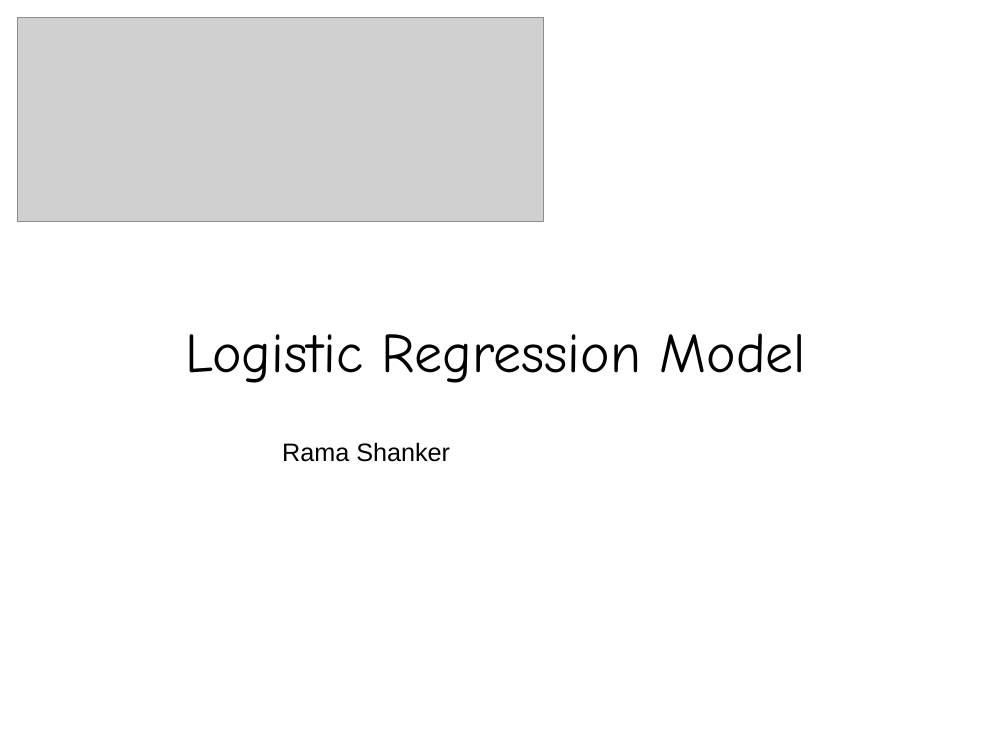
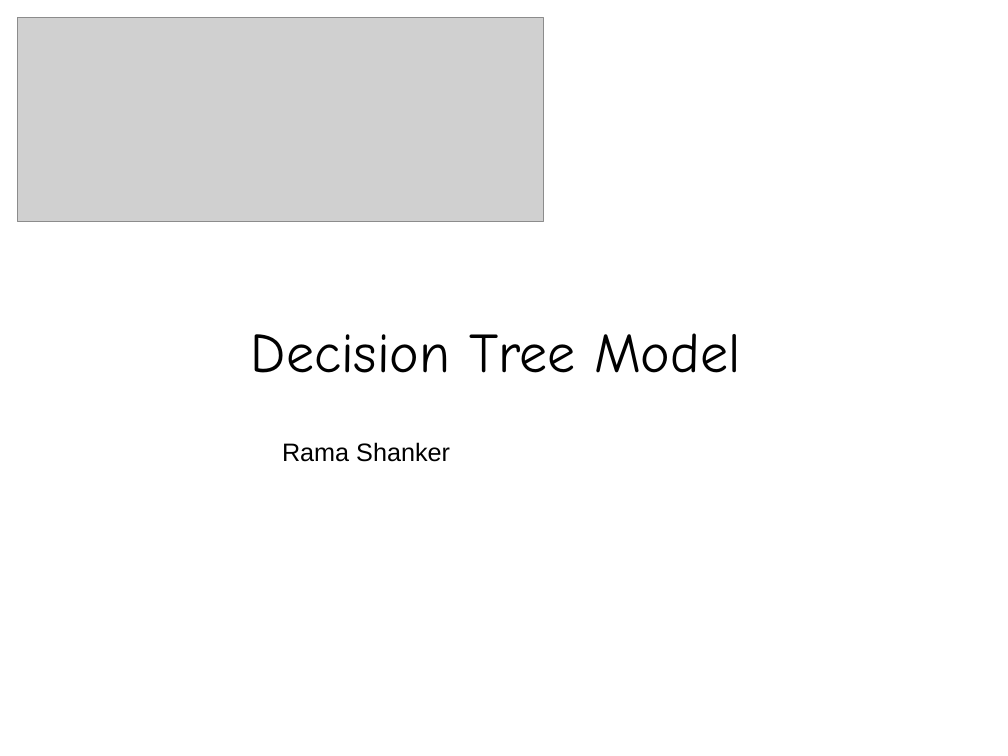
Before and after one commit to falcon-sky/pyspark-nlp, a slide deck: slide 1 of day_11/DecisionTreeModel.pptx. Drawn at 1008x756 pixels with LibreOffice and Linux fonts; fonts in the diff are those of the drawing; grey boxes stand for pictures. Boxes give left, top, right and bottom in pixels: in the first picture for what was removed or moved away, otherwise in the second. Text is boxed around its words. In the diff, an @@ line names an element or a change of style, - is before the commit and + after.

```diff
--- a/day_11/DecisionTreeModel.pptx
+++ b/day_11/DecisionTreeModel.pptx
@@ text at (251, 333, 740, 373): text changed @@
-Logistic Regression Model
+Decision Tree Model
```
Also in this commit, not shown: 1 other slide changed, 6 slides added, 6 slides removed, 13 other files.
